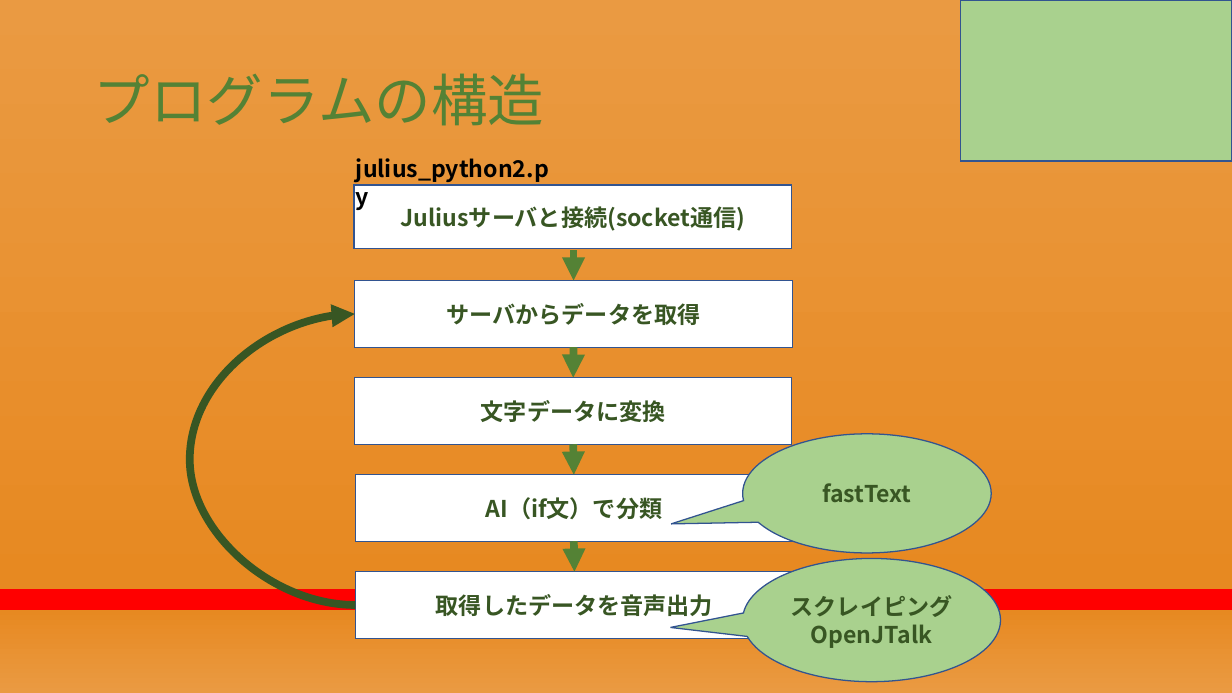
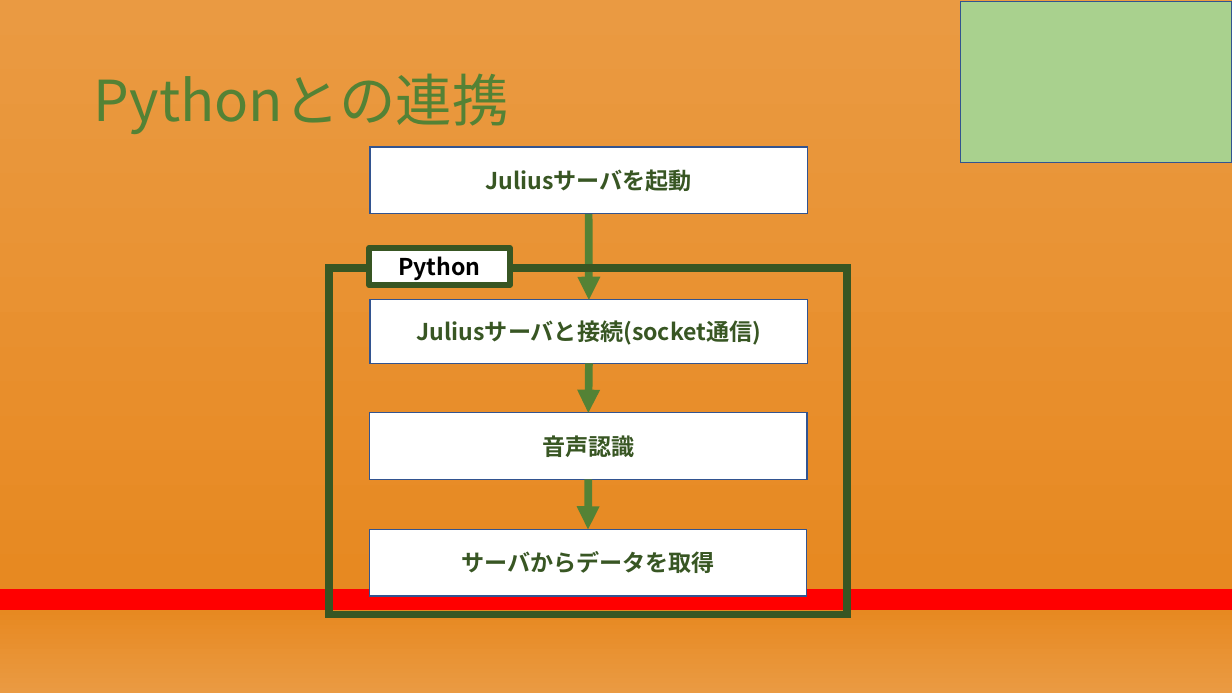
Before and after one commit to RikiishiSuzunosuke/AIspeaker_yosie, a slide deck: slide 5 of presentation/第二回プレゼン_アウトライン.pptx. Drawn at 1232x693 pixels with LibreOffice and Linux fonts; fonts in the diff are those of the drawing. Boxes give left, top, right and bottom in pixels: in the first picture for what was removed or moved away, otherwise in the second. Text is boxed around its words. In the diff, an @@ line names an element or a change of style, - is before the commit and + after.

```diff
--- a/presentation/第二回プレゼン_アウトライン.pptx
+++ b/presentation/第二回プレゼン_アウトライン.pptx
@@ title at [94,73,509,134]: text changed @@
-プログラムの構造
+Pythonとの連携
@@ rectangle added at [371,147,808,213], fill #FFFFFF, outline #325491 1 pt, 18 pt, text #385723, bold @@
+Juliusサーバを起動
@@ text removed at [356,158,549,183] @@
-julius_python2.py
@@ arrow moved from (574, 348) - (573, 378) to (589, 213) - (589, 300) @@
@@ rectangle added at [329,268,848,615], outline #385723 6 pt @@
@@ rectangle added at [370,248,510,285], fill #FFFFFF, outline #385723 4.5 pt, 18 pt, text #000000, bold @@
+Python
@@ curved arrow removed from (356, 605) to (355, 314) @@
@@ rectangle "Juliusサーバと接続(socket通信)": place and size @@
-rectangle "Juliusサーバと接続(socket通信)" at [354,185,792,249]
+rectangle "Juliusサーバと接続(socket通信)" at [371,300,809,364]
@@ rectangle removed at [355,378,792,445] @@
-文字データに変換
@@ arrow moved from (574, 250) - (574, 281) to (589, 363) - (589, 413) @@
@@ rectangle added at [370,413,808,480], fill #FFFFFF, outline #325491 1 pt, 18 pt, text #385723, bold @@
+音声認識
@@ speech bubble removed at [743,434,992,554] @@
-fastText
@@ rectangle removed at [356,475,793,542] @@
-AI（if文）で分類
@@ arrow moved from (573, 445) - (574, 475) to (589, 480) - (588, 530) @@
@@ rectangle "サーバからデータを取得": place and size @@
-rectangle "サーバからデータを取得" at [355,281,793,348]
+rectangle "サーバからデータを取得" at [370,530,807,596]
@@ arrow removed from (574, 542) to (575, 572) @@
@@ speech bubble removed at [743,558,1001,681] @@
-スクレイピング
-OpenJTalk
@@ rectangle removed at [356,572,794,639] @@
-取得したデータを音声出力
```
Also in this commit, not shown: 13 other slides changed, 2 slides added, 1 slide removed, 5 other files.
